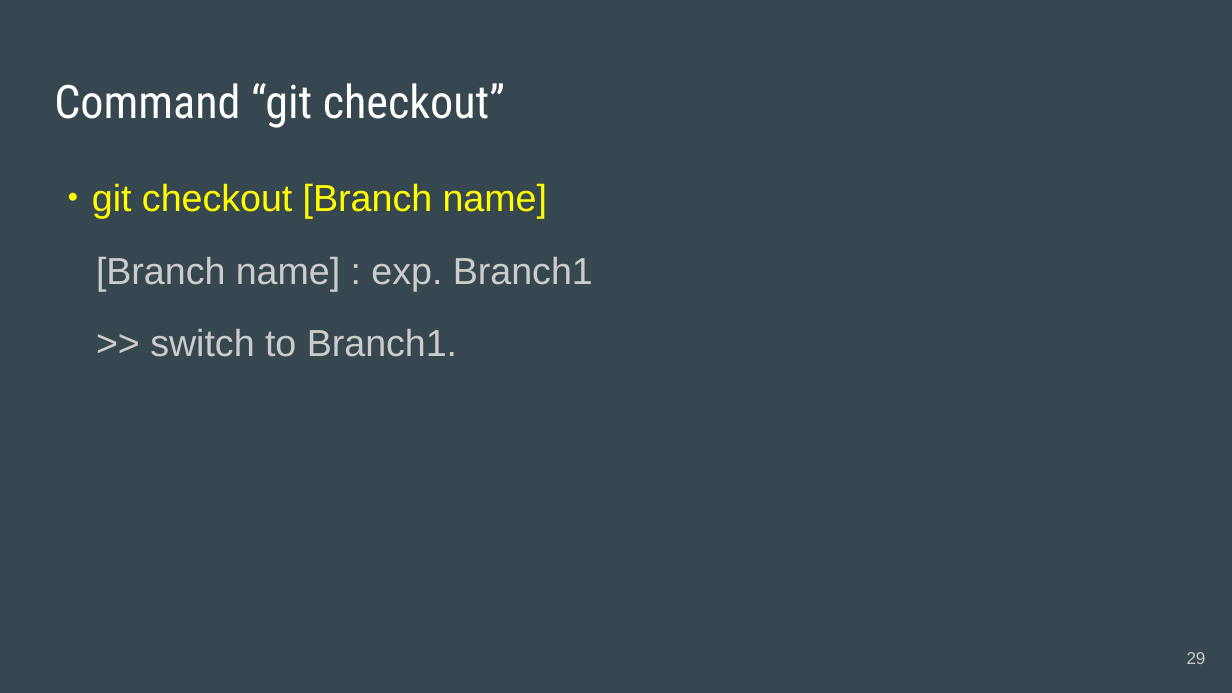
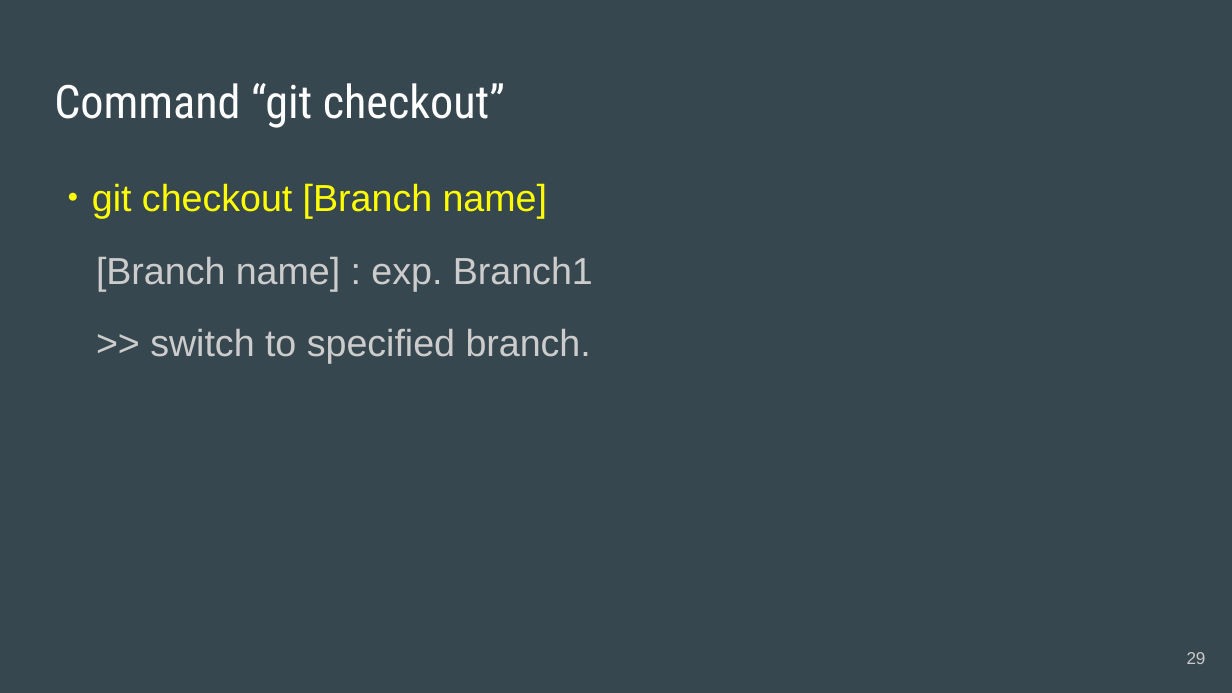
Before and after one commit to acchi17/StudyGit, a slide deck: slide 29 of GitStudySession.pptx. Drawn at 1232x693 pixels with LibreOffice and Linux fonts; fonts in the diff are those of the drawing. Boxes give left, top, right and bottom in pixels: in the first picture for what was removed or moved away, otherwise in the second. Text is boxed around its words. In the diff, an @@ line names an element or a change of style, - is before the commit and + after.

Commit message:
Change@branch6

```diff
--- a/GitStudySession.pptx
+++ b/GitStudySession.pptx
@@ text at (x1=150, y1=329, x2=591, y2=364): text changed @@
->> switch to Branch1.
+>> switch to specified branch.
```
Also in this commit, not shown: 6 other slides changed, 35 slides added, 2 slides removed.
